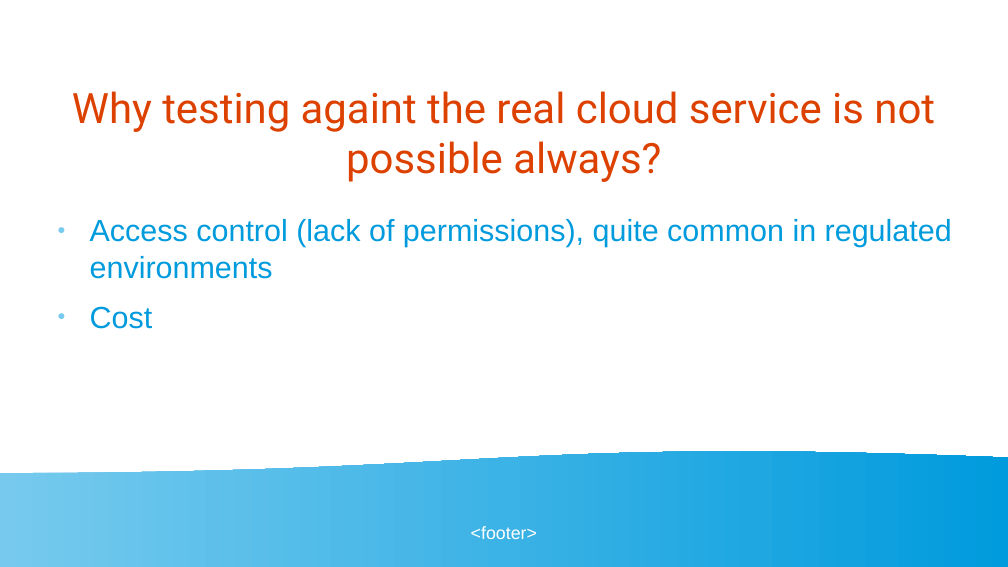
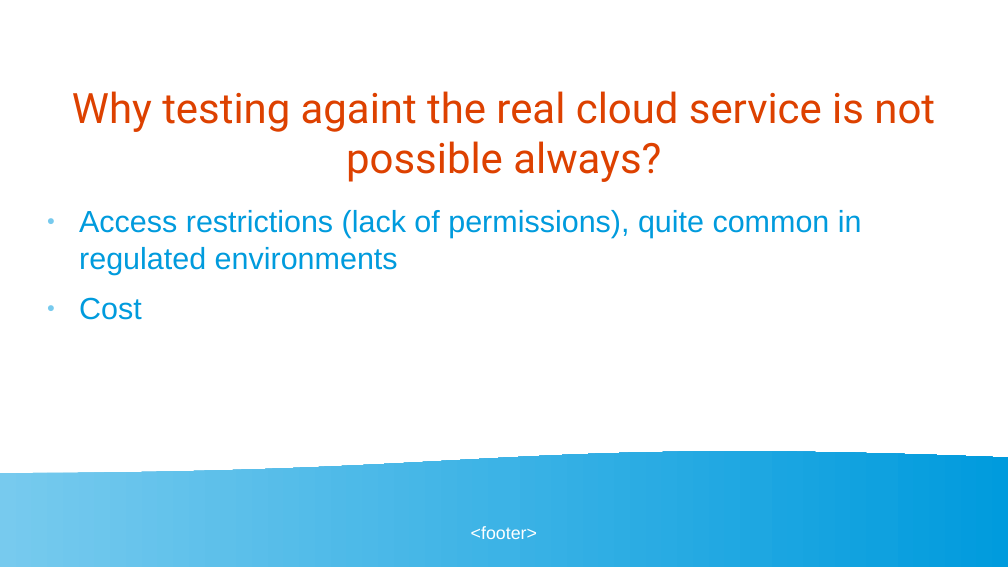
Before and after one commit to golangbot/gophercon-uk-2025-talk, a slide deck: slide 20 of Presentation.odp. Drawn at 1008x567 pixels with LibreOffice and Linux fonts; fonts in the diff are those of the drawing. Boxes give left, top, right and bottom in pixels: in the first picture for what was removed or moved away, otherwise in the second. Text is boxed around its words. In the diff, an @@ line names an element or a change of style, - is before the commit and + after.

Commit message:
ppt updated

```diff
--- a/Presentation.odp
+++ b/Presentation.odp
@@ text "Access restrictions (lack of permissions), ...": place and size @@
-text "Access restrictions (lack of permissions), ..." at (90,219,952,329)
+text "Access restrictions (lack of permissions), ..." at (79,210,862,320)
@@ text at (79,210,862,275): text changed @@
-● Access control (lack of permissions), quite common in regulated environments
+● Access restrictions (lack of permissions), quite common in regulated environments
```
Also in this commit, not shown: 5 other slides changed, 2 other files.
